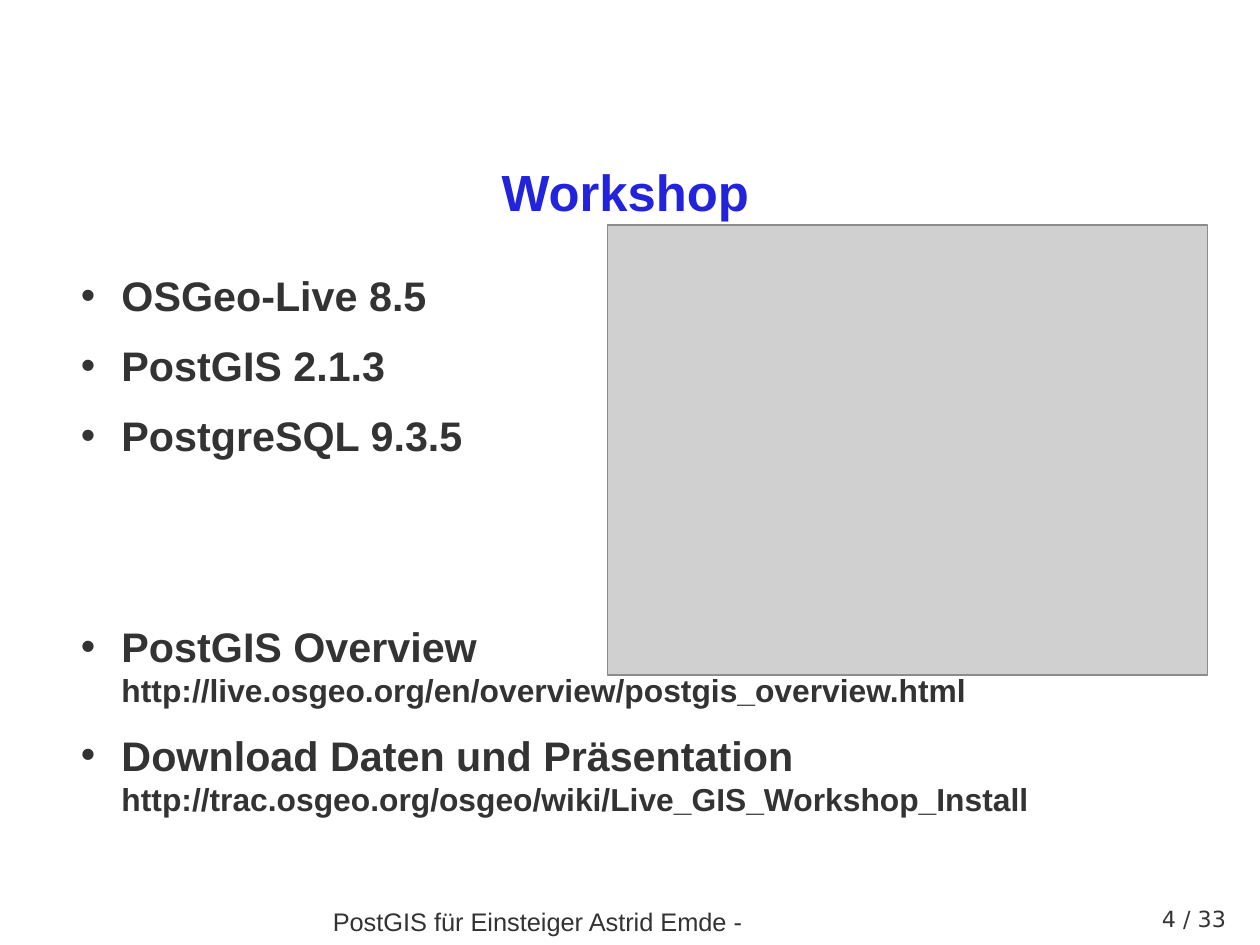
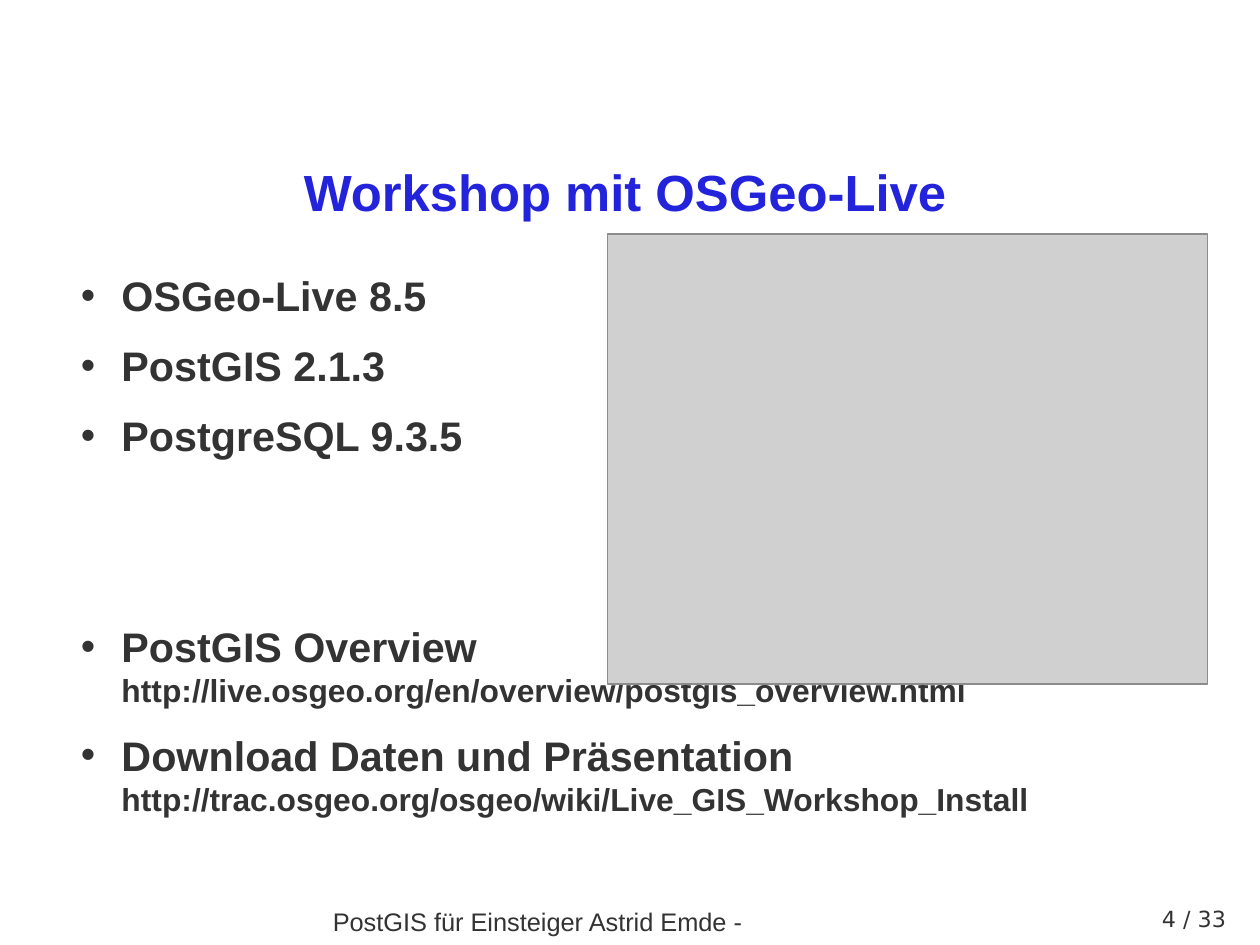
Before and after one commit to astroidex/presentations, a slide deck: slide 4 of AGIT2015/AGIT2015_PostGIS_fuer_Einsteiger_AEmde.odp. Drawn at 1260x945 pixels with LibreOffice and Linux fonts; fonts in the diff are those of the drawing; grey boxes stand for pictures; background and template pictures are left out. Boxes give left, top, right and bottom in pixels: in the first picture for what was removed or moved away, otherwise in the second. Text is boxed around its words. In the diff, an @@ line names an element or a change of style, - is before the commit and + after.

```diff
--- a/AGIT2015/AGIT2015_PostGIS_fuer_Einsteiger_AEmde.odp
+++ b/AGIT2015/AGIT2015_PostGIS_fuer_Einsteiger_AEmde.odp
@@ title at (x1=304, y1=174, x2=946, y2=222): text changed @@
-Workshop
+Workshop mit OSGeo-Live
@@ picture moved from (x1=607, y1=225, x2=1207, y2=676) to (x1=607, y1=234, x2=1207, y2=685) @@
```
Also in this commit, not shown: 5 other slides changed, 1 other file.
